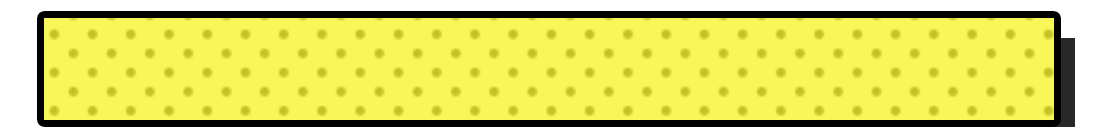
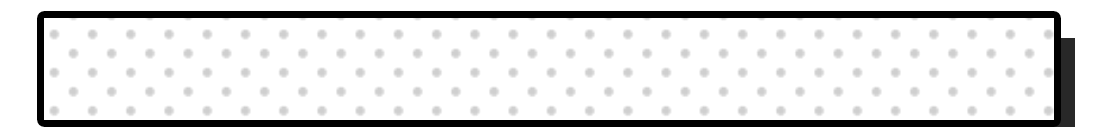
Layer changes from the first w=1100, h=140 image to the second:
pixels changed over bbox(44, 18, 1054, 120) (layer not identified)
